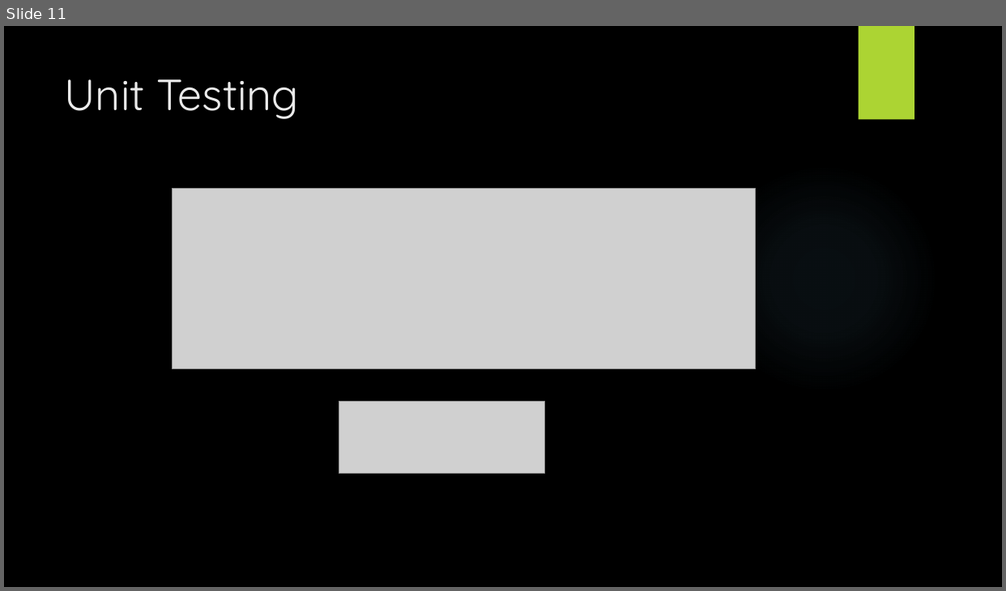
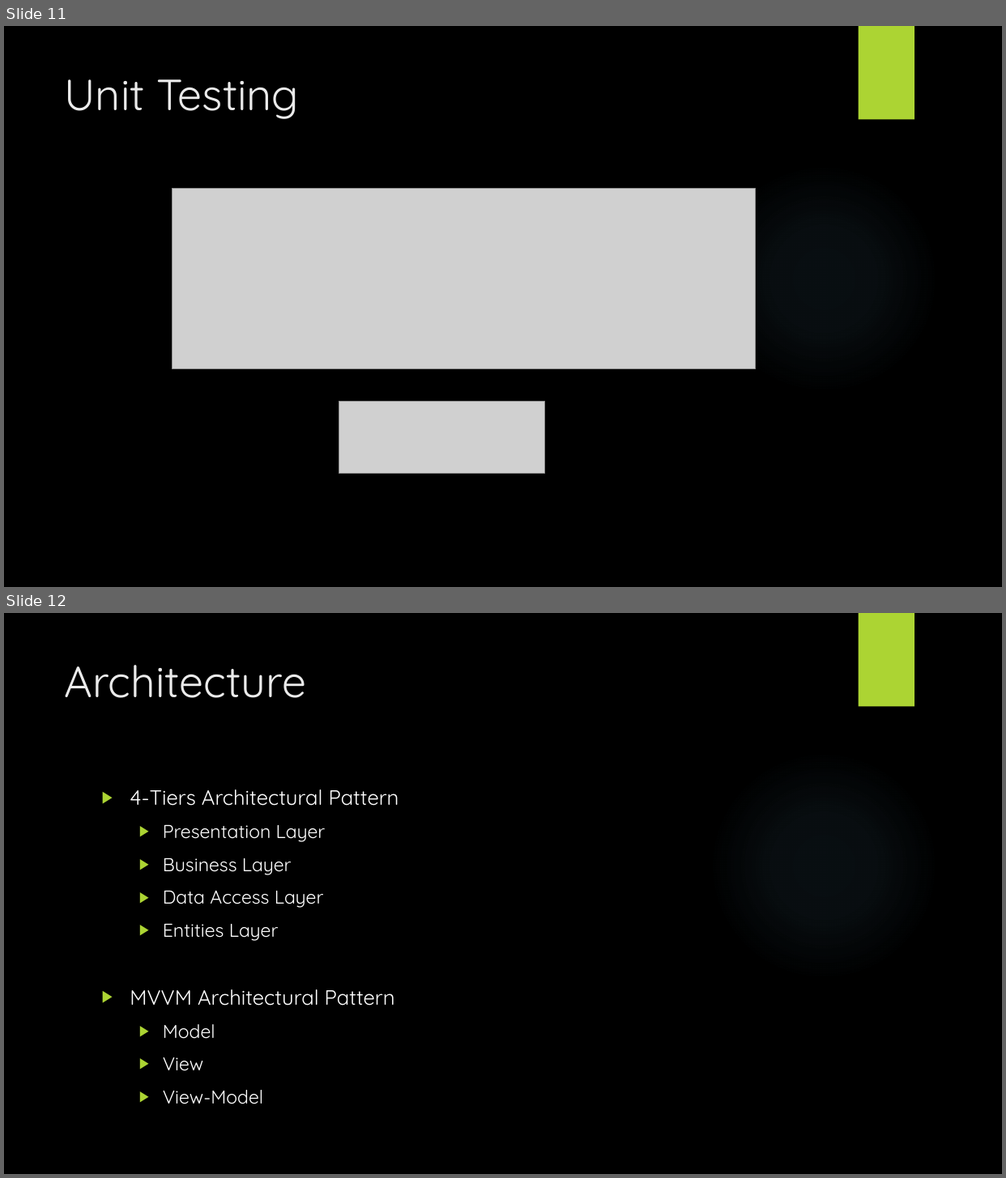
Before and after one commit to visallard/JediTournament, a slide deck: presentation.pptx. Shown one above the other, each under a label of ours: slide 11 before the commit, slides 11 and 12 after it. The pictures are 1006x591 and 1006x1178 pixels, drawn with LibreOffice and Linux fonts; fonts in the diff are those of the drawing; grey boxes stand for pictures; background and template pictures are left out. Boxes give left, top, right and bottom in pixels: in the first picture for what was removed or moved away, otherwise in the second. Text is boxed around its words. In the diff, an @@ line names an element or a change of style, - is before the commit and + after.

Commit message:
presentation

```diff
--- a/presentation.pptx
+++ b/presentation.pptx
@@ slide 12 added at bbox=[4, 613, 1002, 1174], background picture (left out); not listed: 2 template elements that a slide beside it also shows @@
@@ title added at bbox=[65, 665, 307, 698], 42 pt, text #EBEBEB @@
+Architecture
@@ text added at bbox=[130, 790, 399, 1105], 18 pt, text #FFFFFF @@
+▶ 4-Tiers Architectural Pattern
+  ▶ Presentation Layer
+  ▶ Business Layer
+  ▶ Data Access Layer
+  ▶ Entities Layer
+▶ MVVM Architectural Pattern
+  ▶ Model
+  ▶ View
+  ▶ View-Model
```
Also in this commit, not shown: 1 slide changed, 1 slide removed.
